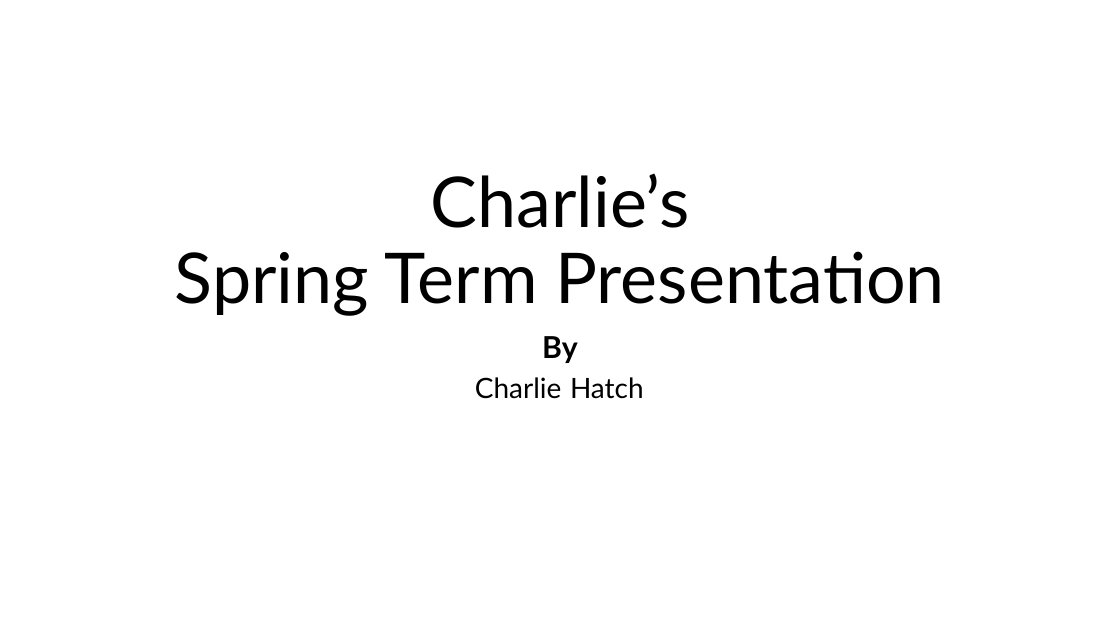
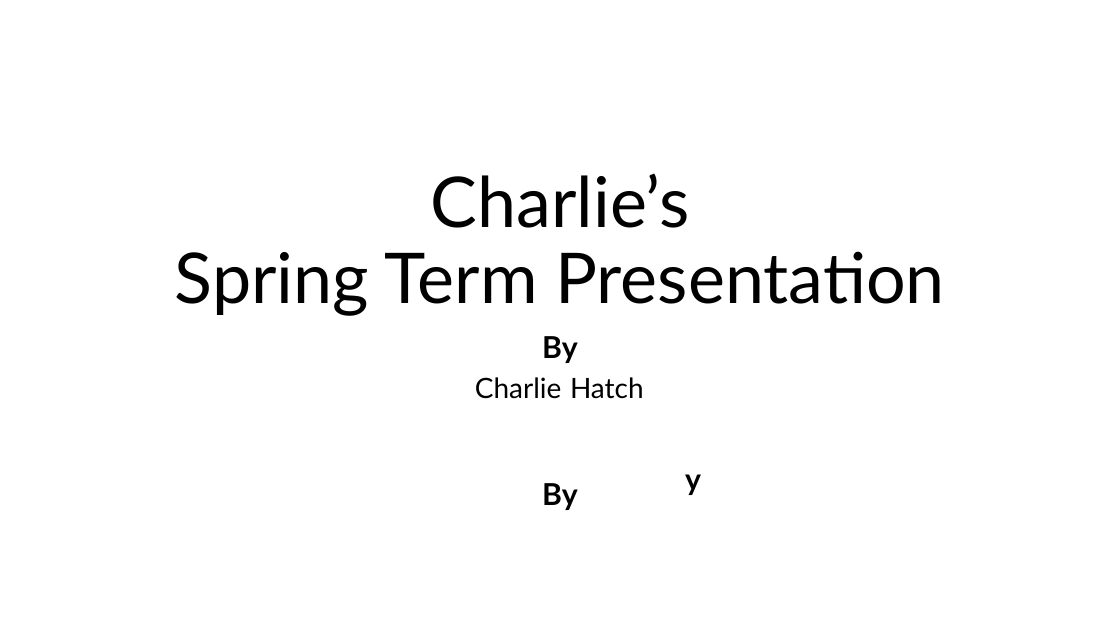
Before and after one commit to CTH-npitx/Presentations, a slide deck: slide 2 of Current Presentation/Spring 2026.pptx. Drawn at 1120x630 pixels with LibreOffice and Linux fonts; fonts in the diff are those of the drawing. Boxes give left, top, right and bottom in pixels: in the first picture for what was removed or moved away, otherwise in the second. Text is boxed around its words. In the diff, an @@ line names an element or a change of style, - is before the commit and + after.

```diff
--- a/Current Presentation/Spring 2026.pptx
+++ b/Current Presentation/Spring 2026.pptx
@@ text added at (x1=685, y1=474, x2=701, y2=495), 25.9 pt, text #000000, bold @@
+y
@@ text added at (x1=542, y1=483, x2=578, y2=510), 25.9 pt, text #000000, bold @@
+By
```
Also in this commit, not shown: 1 slide added.
